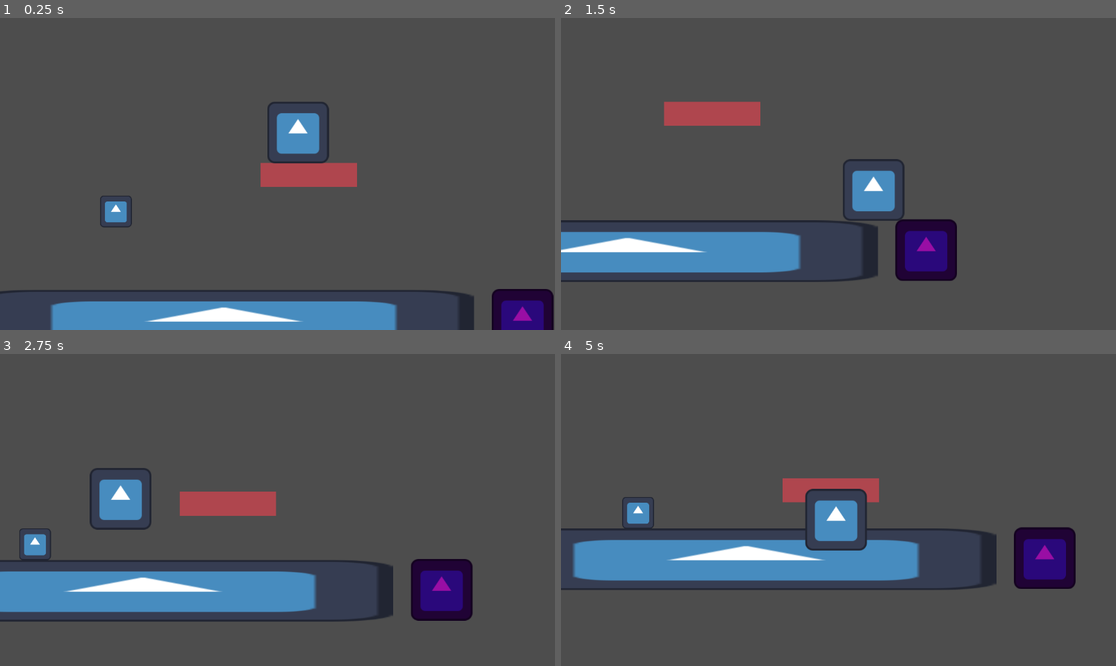
Above: before the commit, frames 1-4 (two rows, left to right).
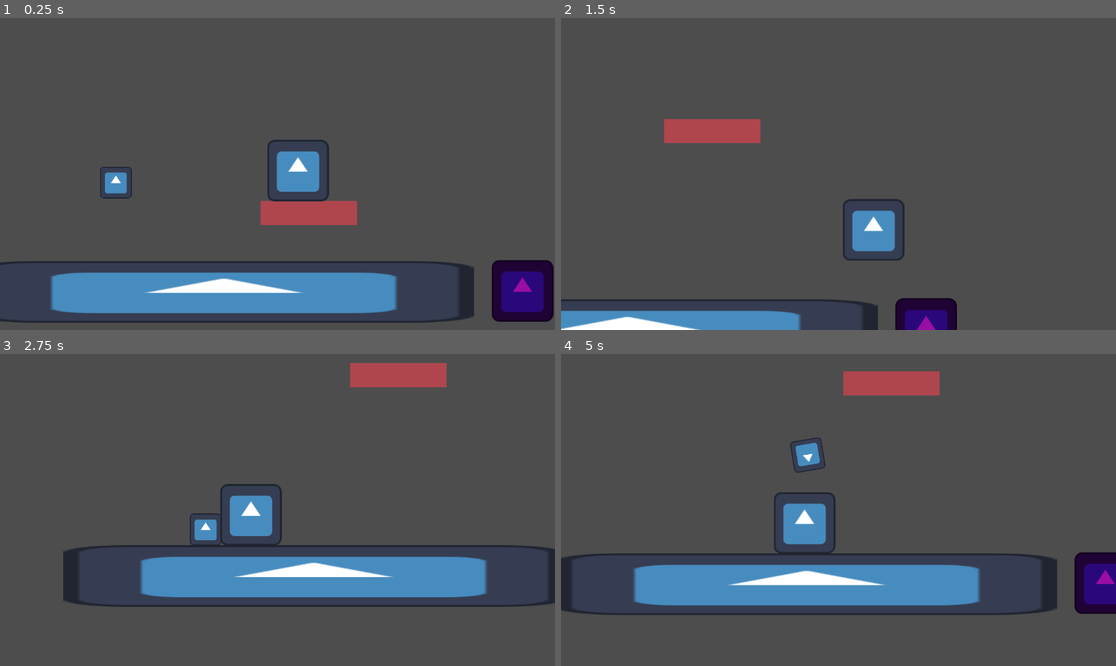
Above: after the commit, the same moments.

Repository: Monczak/warsztatyletni2025
Game: Godot game, scene res://src/Root.tscn
Two runs of this game, one before a commit and one after it. Both use one fixed random seed, a clock stepped at 60 frames per second and the inputs below. The engine's default icon, where the game draws it, is replaced by a stand-in: a white triangle on a blue panel in a dark square.
Inputs:
- Up to frame 1 (0.25 s): no input
- Up to frame 2 (1.5 s): hold Right (MoveRight) from 0.53 s (still down); tap Z (Interact) at 0.6, 1.35 s; tap Up (Jump) at 0.77 s
- Up to frame 3 (2.75 s): tap Up (Jump) at 1.52 s; release Right (MoveRight) at 2.03 s; hold Left (MoveLeft) from 2.03 s (still down); tap Z (Interact) at 2.1 s
- Up to frame 4 (5 s): release Left (MoveLeft) at 2.78 s; hold Right (MoveRight) 2.78-4.28 s; tap Z (Interact) at 2.85, 3.6, 4.35 s; tap Up (Jump) at 3.02, 3.77, 4.52 s; hold Left (MoveLeft) from 4.28 s (still down)

The runs differ from the first frame. In frame 1, 18% of the frame differs, in the area x 0-100%, y 26-100%; in frame 2, 18%; in frame 3, 19%; in frame 4, 22%, in the area x 0-100%, y 5-84%.

Commit message:
Improve MovingObject movement

Diff:
--- a/src/Level.tscn
+++ b/src/Level.tscn
@@ -14,12 +14,6 @@
 interactable = NodePath("../MovingPlatform")
 mode = 2
 phase_shift = 0.0
-
-[sub_resource type="Resource" id="Resource_i53hl"]
-script = ExtResource("8_sslmq")
-interactable = NodePath("../MovingPlatform")
-mode = 2
-phase_shift = 0.353
 
 [node name="Level" type="Node2D"]
 script = ExtResource("1_m0kto")
@@ -37,11 +31,11 @@
 [node name="Goo" parent="." instance=ExtResource("5_t53vl")]
 position = Vector2(623, 214)
 
-[node name="MovingPlatform" parent="." node_paths=PackedStringArray("_rb") instance=ExtResource("6_3ui4n")]
+[node name="MovingPlatform" parent="." instance=ExtResource("6_3ui4n")]
 position = Vector2(179, 99)
-_rb = NodePath(".")
 _originFlag = false
 
 [node name="PeriodicTimer" parent="." instance=ExtResource("7_8ss7w")]
 position = Vector2(-115, 41)
-connections = Array[ExtResource("8_sslmq")]([SubResource("Resource_wuw5a"), SubResource("Resource_i53hl")])
+cycle_time = 5.0
+connections = Array[ExtResource("8_sslmq")]([SubResource("Resource_wuw5a")])
--- a/src/objects/Player.tscn
+++ b/src/objects/Player.tscn
@@ -12,6 +12,7 @@
 
 [node name="Player" type="CharacterBody2D"]
 collision_mask = 6
+platform_on_leave = 1
 script = ExtResource("1_7ey65")
 max_speed = 400.0
 
--- a/src/sosivo/prefabs/MovingPlatform.tscn
+++ b/src/sosivo/prefabs/MovingPlatform.tscn
@@ -6,13 +6,12 @@
 [sub_resource type="RectangleShape2D" id="RectangleShape2D_qlgry"]
 size = Vector2(200, 50)
 
-[node name="MovingPlatform" type="AnimatableBody2D" node_paths=PackedStringArray("_rb")]
+[node name="MovingPlatform" type="AnimatableBody2D"]
 position = Vector2(243, -49)
 collision_layer = 2
 collision_mask = 7
 script = ExtResource("1_mfvqv")
-_acceleration = 4.0
-_rb = NodePath(".")
+move_speed = 200.0
 DestinationDelta = Vector2(0, -300)
 
 [node name="Sprite2D" type="Sprite2D" parent="."]
--- a/src/sosivo/scripts/MovingObject.gd
+++ b/src/sosivo/scripts/MovingObject.gd
@@ -1,10 +1,6 @@
 extends ObjectInteractable
 
-
-#@export var rb : RigidBody2D
-@export var _moveSpeed : float = 1
-@export var _acceleration : float = 10
-@export var _rb : AnimatableBody2D
+@export var move_speed : float = 10
 var _origin : Vector2
 var _destination : Vector2
 @export var DestinationDelta : Vector2
@@ -41,7 +37,9 @@
         #transform.position = (Vector2)transform.position + desiredRelocation;
 
     var target := _origin if _originFlag else _destination
-    position = lerp(position, target, _acceleration * delta)
+    var move_dir = abs((target - position).normalized())
+    position.x = move_toward(position.x, target.x, move_dir.x * move_speed * delta)
+    position.y = move_toward(position.y, target.y, move_dir.y * move_speed * delta)
 
 
 
Not shown: 1 places in src/Level.tscn that only renumber resources
